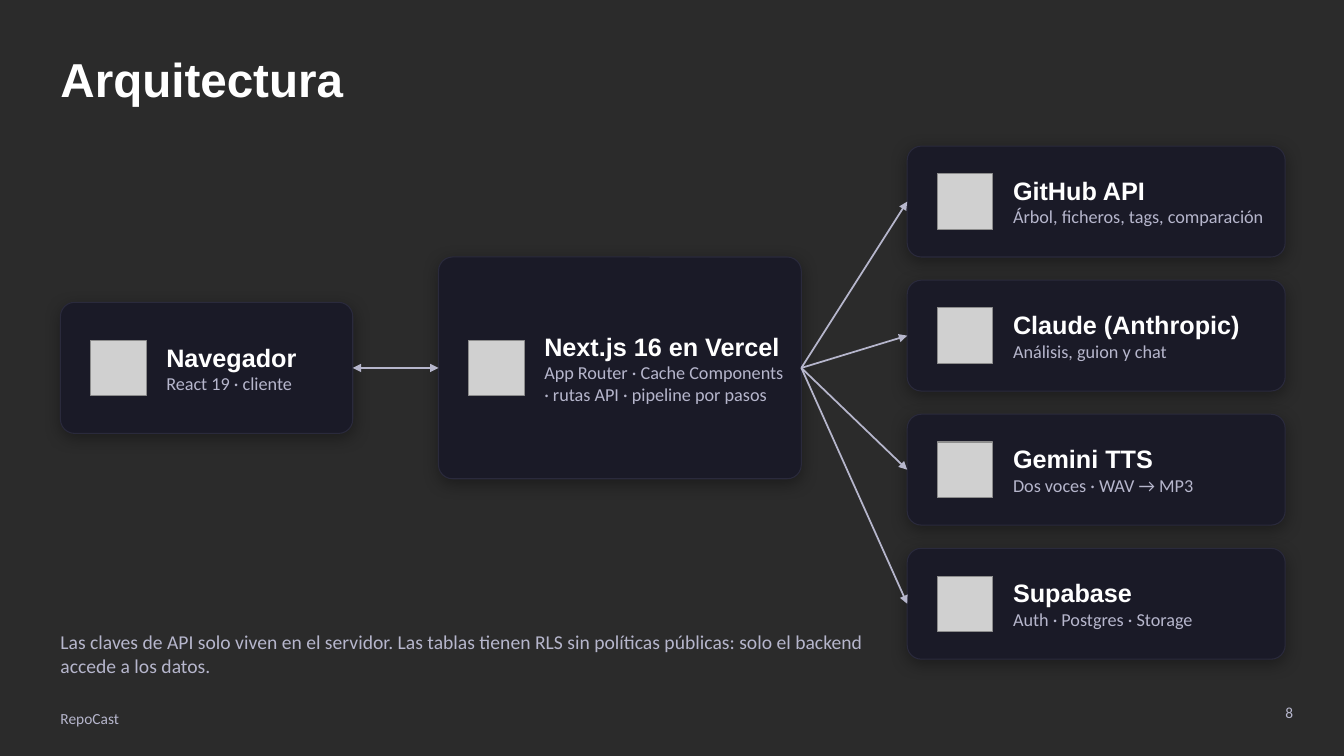
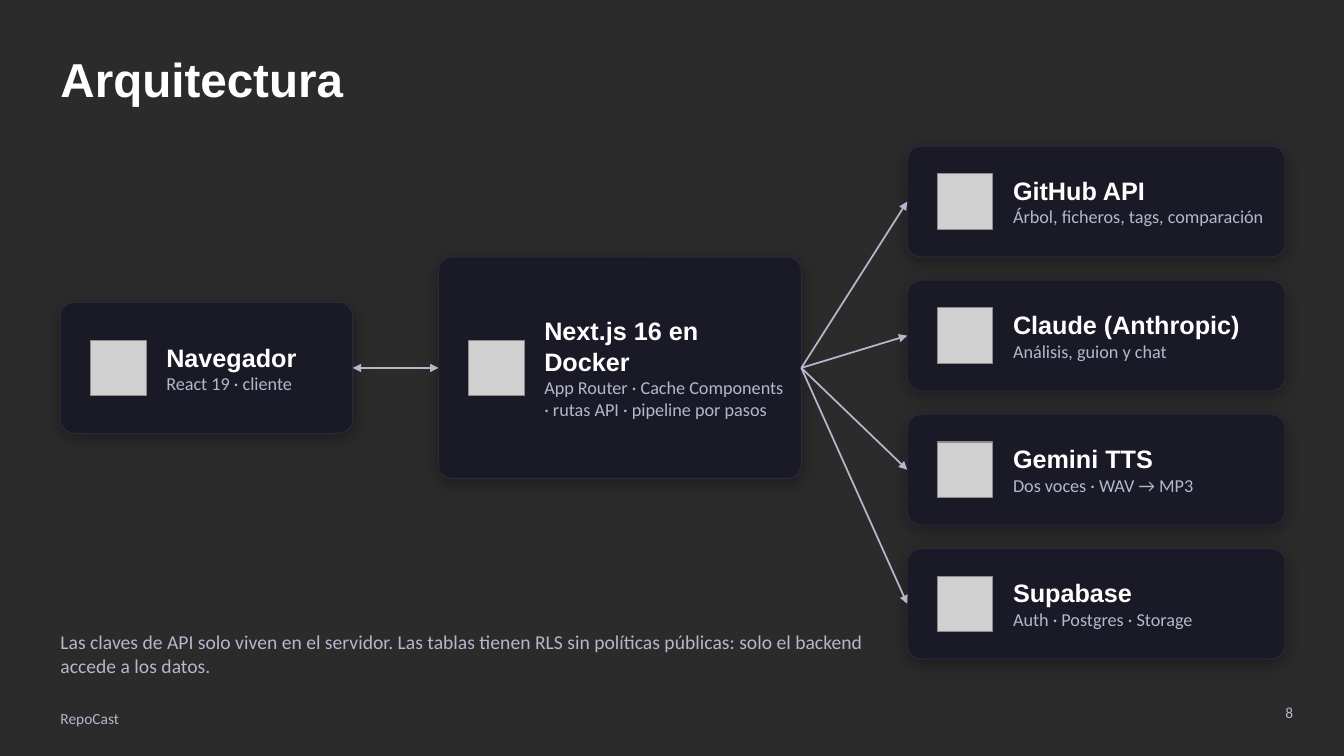
Before and after one commit to Dv3git/RepoCast, a slide deck: slide 8 of docs/RepoCast-presentacion.pptx. Drawn at 1344x756 pixels with LibreOffice and Linux fonts; fonts in the diff are those of the drawing; grey boxes stand for pictures; background and template pictures are left out; a plain dark background stands for a picture behind light text. Boxes give left, top, right and bottom in pixels: in the first picture for what was removed or moved away, otherwise in the second. Text is boxed around its words. In the diff, an @@ line names an element or a change of style, - is before the commit and + after.

Commit message:
Despliegue en servidor propio con Docker y HTTPS
- Dockerfile (build en varias etapas, el .env entra como secreto y nunca queda
  en la imagen), docker-compose.yml (puerto 5001) y scripts/deploy.sh.
- HTTPS con Caddy y Let's Encrypt en https://repocast.82-223-202-30.sslip.io;
  la dirección sin HTTPS redirige a la oficial (proxy.ts).
- Copiar al portapapeles también funciona sin contexto seguro (lib/clipboard.ts).
- README, guion del vídeo y presentación: URL de producción y despliegue con
  Docker en lugar de Vercel.

```diff
--- a/docs/RepoCast-presentacion.pptx
+++ b/docs/RepoCast-presentacion.pptx
@@ text at box(544, 321, 698, 372): text changed @@
-Next.js 16 en Vercel
+Next.js 16 en Docker
```
Also in this commit, not shown: 3 other slides changed, 11 other files.
